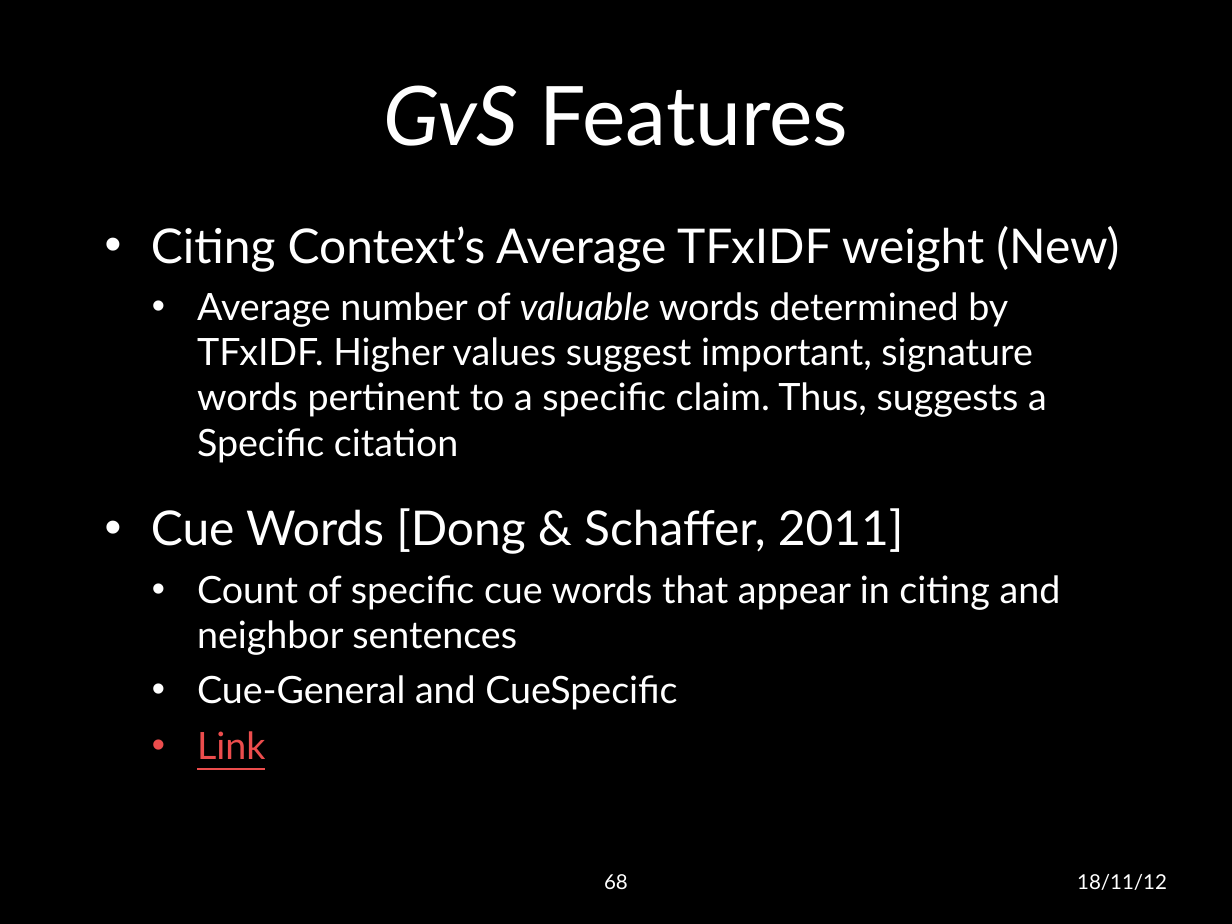
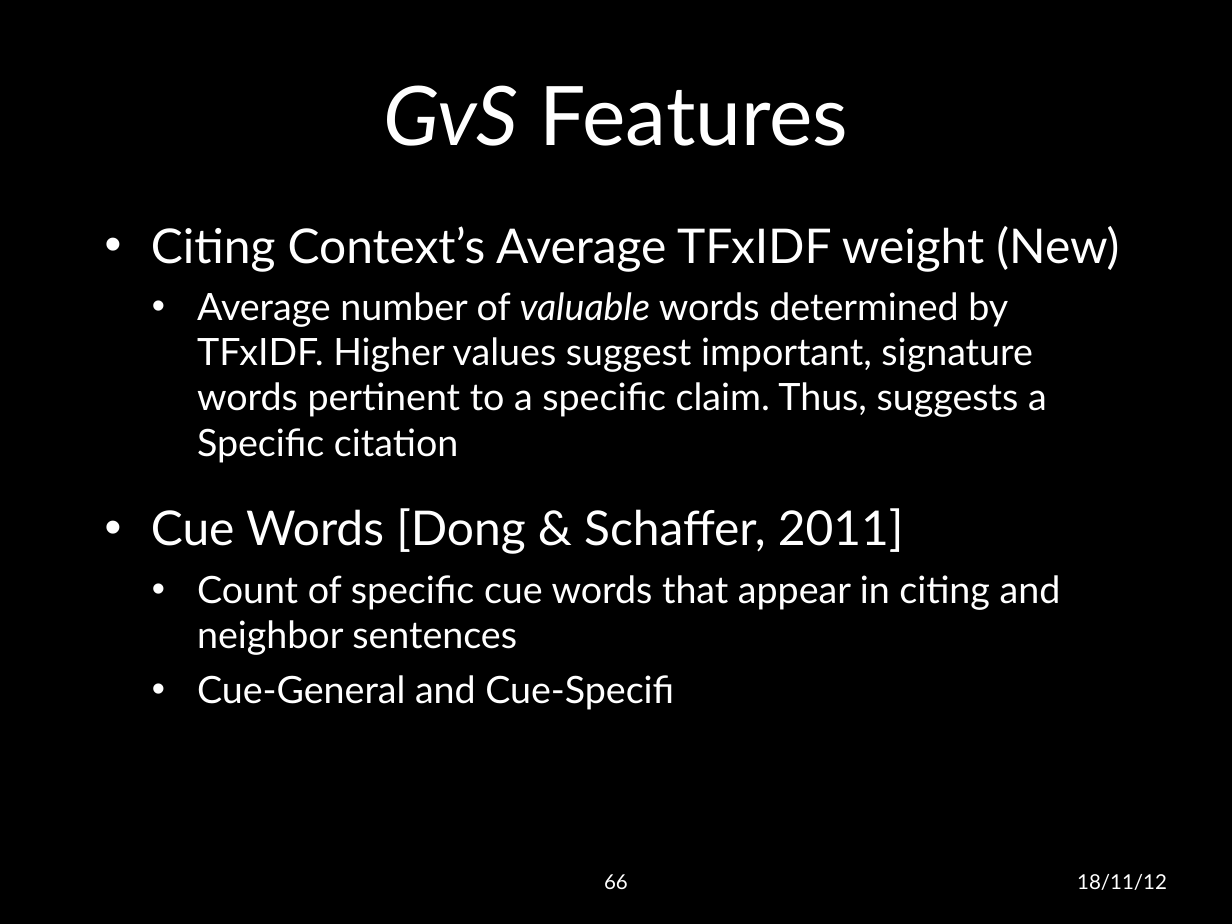
Before and after one commit to lwheng/fyp, a slide deck: slide 66 of presentation/final presentation.pptx (slide 68 before the commit). Drawn at 1232x924 pixels with LibreOffice and Linux fonts; fonts in the diff are those of the drawing; background and template pictures are left out. Boxes give left, top, right and bottom in pixels: in the first picture for what was removed or moved away, otherwise in the second. Text is boxed around its words. In the diff, an @@ line names an element or a change of style, - is before the commit and + after.

```diff
--- a/presentation/final presentation.pptx
+++ b/presentation/final presentation.pptx
@@ text at <box>197,675,674,710</box>: text changed @@
-  • Cue-General and CueSpecific
-  • Link
+  • Cue-General and Cue-Specifi
@@ page number at <box>604,874,628,889</box>: text changed @@
-68
+66
```
Also in this commit, not shown: 11 other slides changed, 2 slides removed.
